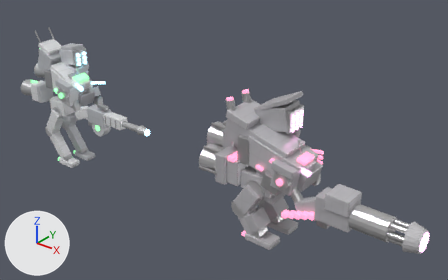
Two versions of the Blender file assets/blender/mechs.blend, one commit apart.
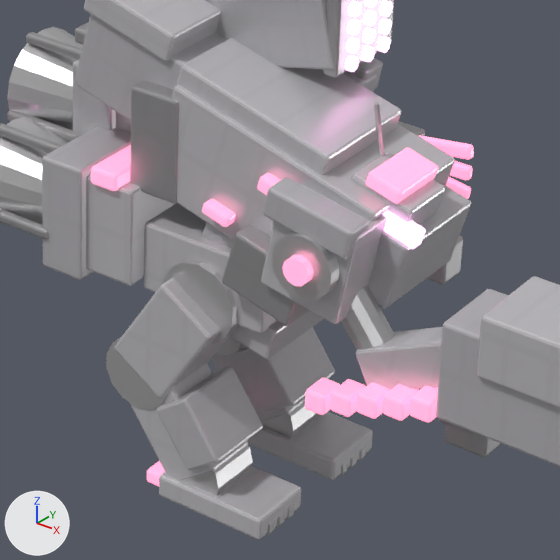
The first picture shows the older version from a camera (50 mm lens) standing at (7.72, -5.72, 3.52) and looking at (2.88, 0.33, -0.23). The close-ups show the older and then the newer version on the part from 46% to 77% of the width and 41% to 91% of the height of that picture. Only the edits that show in the close-ups are written down. Arrows for +X, +Y and +Z are at lower left; the lights stay in place.

The scene before the commit, as lines of its bpy script (objects in view):
```python
ob_nocturne_core = bpy.data.objects.new('nocturne_core', me_cube_066)
ob_nocturne_core.location = (4.0, 0.0, 0.0)
ob_nocturne_core.rotation_euler = (0.0, 0.262, 0.0)  # degrees (0, 15, 0)
ob_nocturne_head = bpy.data.objects.new('nocturne_head', me_cube_077)
ob_nocturne_head.location = (4.383, -0.05, 0.033)
ob_nocturne_head.rotation_euler = (0.0, 0.262, 0.0)  # degrees (0, 15, 0)
ob_nocturne_lowerbody = bpy.data.objects.new('nocturne_lowerBody', me_cube_085)
ob_nocturne_lowerbody.location = (3.833, 0.0, -0.4)
ob_nocturne_rightarm = bpy.data.objects.new('nocturne_rightArm', me_cube_104)
ob_nocturne_rightarm.location = (4.3, -0.22, -0.167)
ob_nocturne_rightarm.rotation_euler = (0.0, 0.175, 0.0)  # degrees (0, 10, 0)
ob_nocturne_subweapon = bpy.data.objects.new('nocturne_subWeapon', me_cube_124)
ob_nocturne_subweapon.location = (3.833, 0.22, 0.433)
ob_nocturne_subweapon.rotation_euler = (0.0, -0.244, 0.0)  # degrees (0, -14, 0)
# also in view: 'nocturne_leftArm' at (4.1, 0.26, -0.01); 'nocturne_backpack' at (3.49, 0.05, 0.35); 'nocturne_rightThruster' at (3.28, -0.14, -0.26); 'nocturne_leftThruster' at (3.18, 0.14, -0.06); 'nocturne_mainWeapon' at (5.16, -0.22, -0.29)
```
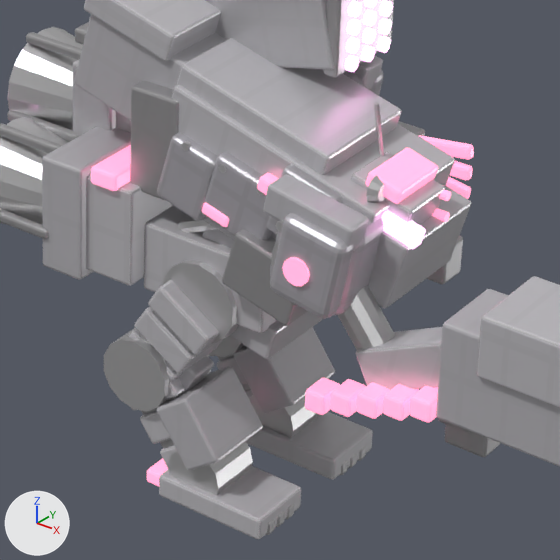
Location of each change, (x1, y1, x2, y2) in pixels of the close-ups (560 x 560 px; the box of a moved part takes in the faces that stretch with it):
'nocturne_lowerBody', reshaped
    before: (106, 203, 373, 539)
    after: (104, 206, 373, 539)
'nocturne_rightArm', reshaped
    before: (261, 177, 470, 433)
    after: (263, 174, 470, 433)
'nocturne_head', reshaped (6% wider)
    before: (351, 102, 445, 249)
    after: (351, 102, 451, 249)
part 1 of me_cube_066, added
    after: (181, 141, 191, 151)
part 2 of me_cube_066, added
    after: (218, 165, 226, 173)
part 3 of me_cube_066, added
    after: (267, 164, 342, 235)
part 4 of me_cube_066, added
    after: (202, 152, 273, 240)
part 5 of me_cube_066, added
    after: (157, 133, 218, 221)
part 6 of me_cube_066, added
    after: (179, 217, 216, 233)
part 7 of me_cube_077, added
    after: (366, 176, 385, 203)
part 8 of me_cube_077, added
    after: (439, 190, 451, 201)
part 9 of me_cube_077, added
    after: (432, 209, 450, 222)
part 10 of me_cube_085, rebuilt
    before: (114, 278, 230, 399)
    after: (148, 280, 219, 355)
part 11 of me_cube_085, rebuilt (not visible afterwards)
    before: (211, 344, 305, 422)
part 12 of me_cube_085, rebuilt
    before: (130, 363, 248, 480)
    after: (131, 370, 211, 410)
part 13 of me_cube_085, rebuilt
    before: (106, 337, 168, 410)
    after: (128, 329, 182, 382)
part 14 of me_cube_085, added
    after: (104, 307, 227, 467)
part 15 of me_cube_085, added
    after: (209, 335, 290, 408)
part 16 of me_cube_104, moved or reshaped
    before: (263, 177, 368, 259)
    after: (263, 174, 369, 251)
part 17 of me_cube_104, added
    after: (275, 220, 283, 232)
part 18 of me_cube_104, rebuilt
    before: (261, 183, 386, 324)
    after: (270, 202, 384, 316)
part 19 of me_cube_104, added
    after: (270, 213, 354, 319)

The change, as a diff of the scene's bpy script:
```diff
--- a/assets/blender/mechs.blend.py
+++ b/assets/blender/mechs.blend.py
@@ me_cube_066 @@
 # used by ob_nocturne_core; location = (4.0, 0.0, 0.0); rotation_euler = (0.0, 0.262, 0.0), in degrees (0, 15, 0)
-me_cube_066.from_pydata(...)  # 616 vertices, 594 faces; spans x -0.498..0.513, y -0.308..0.24, z -0.287..0.262
+me_cube_066.from_pydata(...)  # 984 vertices, 938 faces; spans x -0.498..0.513, y -0.308..0.24, z -0.3..0.262
+# me_cube_066 part 1: a new loose piece, an 8-sided cylinder along y spanning x -0.256..-0.228, y -0.27..-0.255, z 0.04..0.067, in mat_nocturne_frame
+# me_cube_066 part 2: a new loose piece, an 8-sided cylinder along y spanning x -0.113..-0.085, y -0.27..-0.255, z 0.047..0.074, in mat_nocturne_frame
+# me_cube_066 part 3: a new loose piece of 96 vertices spanning x 0.088..0.288, y -0.269..-0.209, z -0.047..0.189, in mat_nocturne_sub
+# me_cube_066 part 4: a new loose piece of 96 vertices spanning x -0.134..0.106, y -0.269..-0.209, z -0.142..0.093, in mat_nocturne_sub
+# me_cube_066 part 5: a new loose piece of 96 vertices spanning x -0.303..-0.123, y -0.269..-0.209, z -0.175..0.061, in mat_nocturne_sub
+# me_cube_066 part 6: a new loose piece of 16 vertices spanning x -0.228..0.002, y -0.21..-0.158, z -0.3..-0.091, in mat_nocturne_frame
+# other edits to the shape of me_cube_066 do not show in these pictures
 me_cube_066.materials.append(mat_nocturne_hull)
@@ me_cube_077 @@
 # used by ob_nocturne_head; location = (4.383, -0.05, 0.033); rotation_euler = (0.0, 0.262, 0.0), in degrees (0, 15, 0)
-me_cube_077.from_pydata(...)  # 240 vertices, 226 faces; spans x -0.162..0.165, y -0.127..0.11, z -0.111..0.269
+me_cube_077.from_pydata(...)  # 296 vertices, 260 faces; spans x -0.162..0.165, y -0.155..0.11, z -0.111..0.269
+# me_cube_077 part 7: a new loose piece of 24 vertices spanning x -0.03..0.018, y -0.155..-0.065, z 0.045..0.132, in mat_nocturne_frame
+# me_cube_077 part 8: a new loose piece of 16 vertices spanning x 0.059..0.135, y 0.064..0.096, z 0.038..0.087, in mat_nocturne_accent (pink #ff95b8, glowing pink #ff95b8)
+# me_cube_077 part 9: a new loose piece of 16 vertices spanning x 0.077..0.153, y 0.064..0.096, z -0.03..0.019, in mat_nocturne_accent (pink #ff95b8, glowing pink #ff95b8)
 me_cube_077.materials.append(mat_nocturne_hull)
@@ me_cube_085 @@
-me_cube_085.from_pydata(...)  # 1256 vertices, 1138 faces; spans x -0.322..0.317, y -0.342..0.342, z -0.748..0.18
+me_cube_085.from_pydata(...)  # 2264 vertices, 2110 faces; spans x -0.322..0.317, y -0.342..0.342, z -0.748..0.18
+# me_cube_085 part 10: the loose piece of 56 vertices spanning x -0.284..0.093, y -0.322..-0.102, z -0.382..0.037 is rebuilt with 56 vertices and now spans x -0.151..0.087, y -0.322..-0.102, z -0.168..0.027
+# me_cube_085 part 11: the loose piece of 56 vertices spanning x -0.272..0.113, y 0.112..0.312, z -0.69..-0.268 is rebuilt with 56 vertices and now spans x -0.268..-0.039, y 0.112..0.312, z -0.478..-0.275
+# me_cube_085 part 12: the loose piece of 56 vertices spanning x -0.272..0.113, y -0.312..-0.112, z -0.69..-0.268 is rebuilt with 56 vertices and now spans x -0.268..-0.039, y -0.312..-0.112, z -0.478..-0.275
+# me_cube_085 part 13: the loose piece of 28 vertices spanning x -0.314..-0.068, y -0.317..-0.107, z -0.451..-0.199 is rebuilt with 56 vertices and now spans x -0.268..-0.05, y -0.309..-0.114, z -0.366..-0.183, in mat_nocturne_hull
+# me_cube_085 part 14: 476 vertices added at x -0.314..0.101, y -0.332..-0.092, z -0.676..-0.065
+# me_cube_085 part 15: 476 vertices added at x -0.314..0.101, y 0.092..0.332, z -0.676..-0.065
+# other edits to the shape of me_cube_085 do not show in these pictures
 me_cube_085.materials.append(mat_nocturne_hull)
@@ me_cube_104 @@
 # used by ob_nocturne_rightarm; location = (4.3, -0.22, -0.167); rotation_euler = (0.0, 0.175, 0.0), in degrees (0, 10, 0)
-me_cube_104.from_pydata(...)  # 308 vertices, 264 faces; spans x -0.2..0.572, y -0.195..0.12, z -0.272..0.275
+me_cube_104.from_pydata(...)  # 548 vertices, 488 faces; spans x -0.202..0.572, y -0.195..0.12, z -0.272..0.285
+# me_cube_104 part 16: the loose piece of 56 vertices spanning x -0.2..0.1, y -0.15..-0.05, z 0.175..0.275 is moved by (-0.002, 0.0, 0.01)
+# me_cube_104 part 17: a new loose piece, an 8-sided cylinder along y spanning x -0.139..-0.108, y -0.164..-0.146, z 0.166..0.197, in mat_nocturne_frame
+# me_cube_104 part 18: the loose piece of 56 vertices spanning x -0.175..0.105, y -0.12..0.12, z -0.075..0.245 is rebuilt with 152 vertices and now spans x -0.175..0.105, y -0.12..0.12, z -0.085..0.255
+# me_cube_104 part 19: a new loose piece of 96 vertices spanning x -0.118..0.102, y -0.185..-0.095, z -0.04..0.24, in mat_nocturne_sub
+# other edits to the shape of me_cube_104 do not show in these pictures
 me_cube_104.materials.append(mat_nocturne_hull)
```
